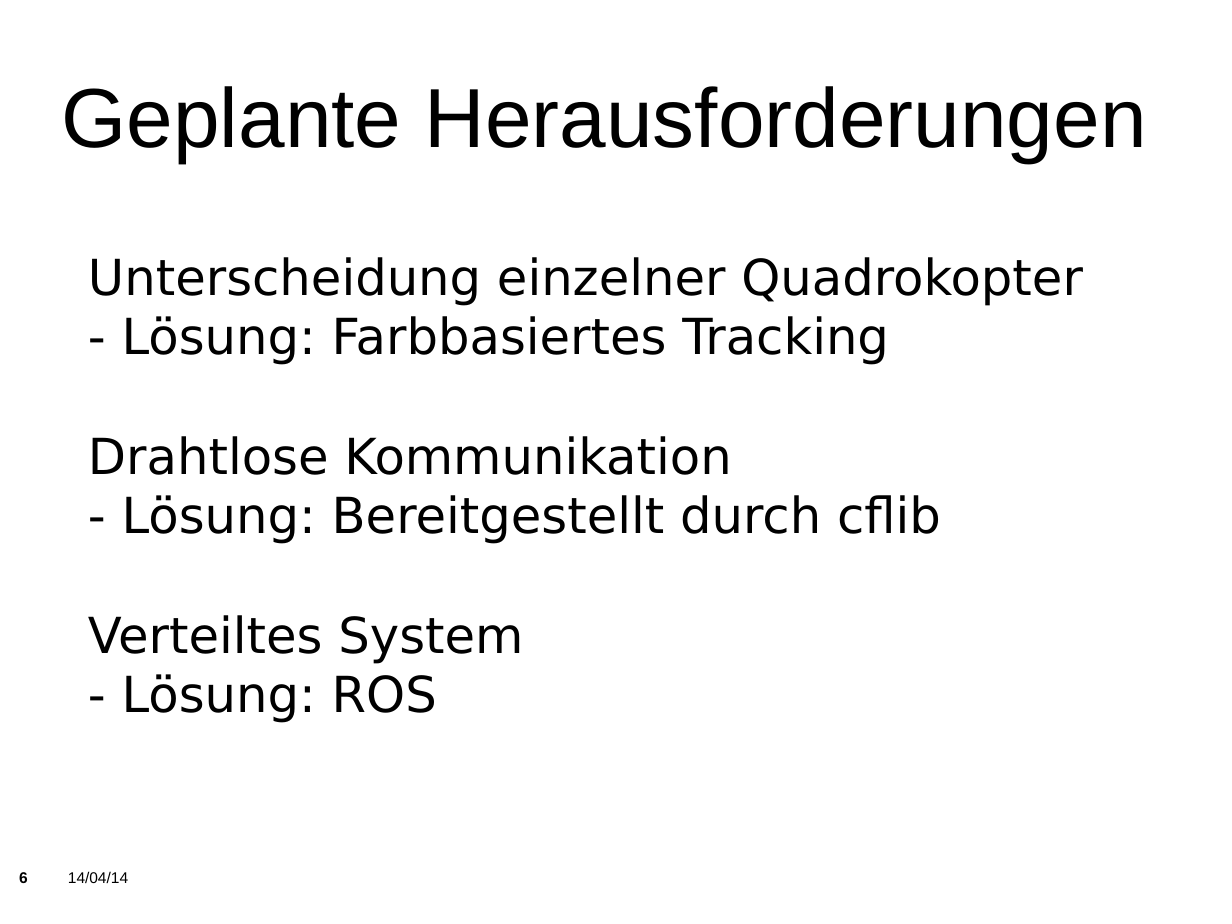
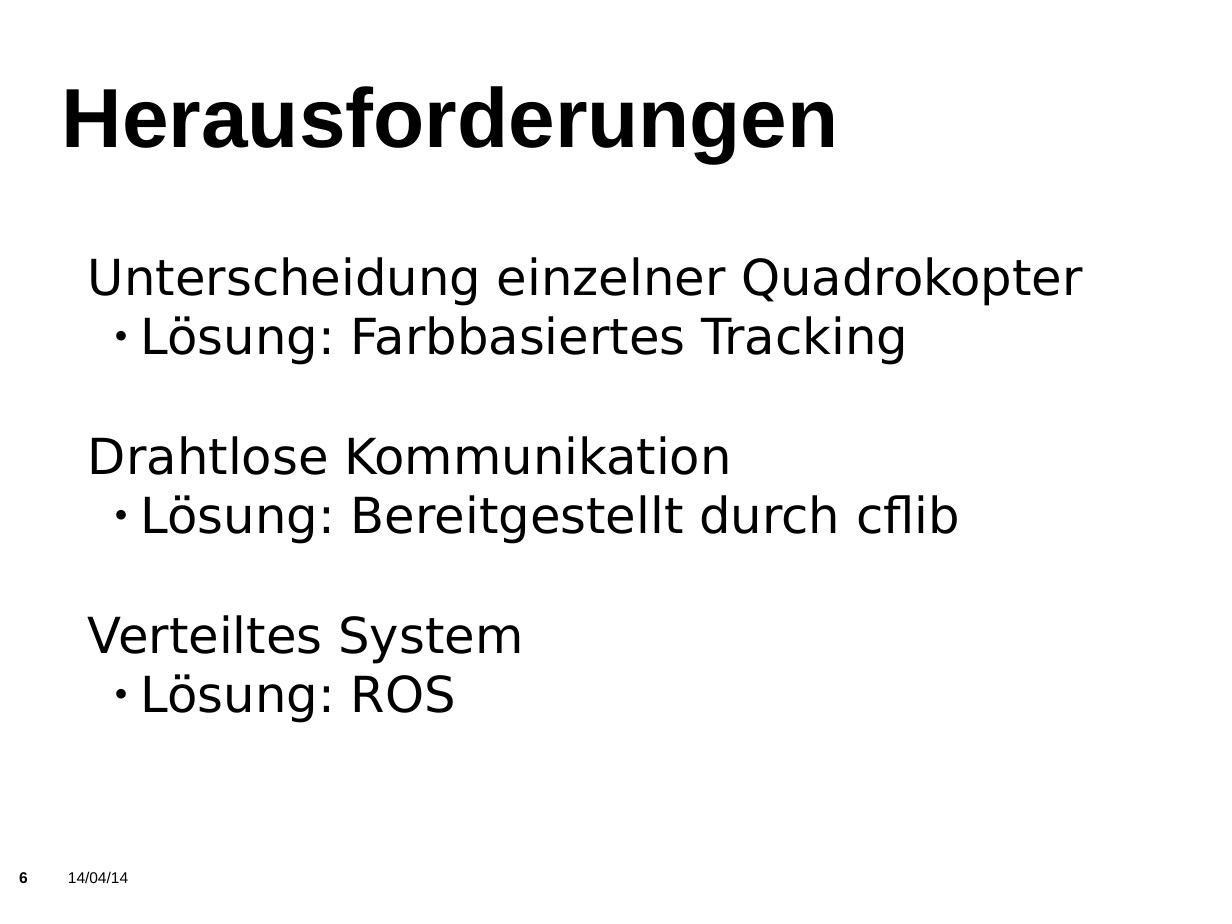
Before and after one commit to KITrokopter/Presentation, a slide deck: slide 6 of PresentationInTotal v0.1.odp. Drawn at 1232x924 pixels with LibreOffice and Linux fonts; fonts in the diff are those of the drawing; background and template pictures are left out. Boxes give left, top, right and bottom in pixels: in the first picture for what was removed or moved away, otherwise in the second. Text is boxed around its words. In the diff, an @@ line names an element or a change of style, - is before the commit and + after.

```diff
--- a/PresentationInTotal v0.1.odp
+++ b/PresentationInTotal v0.1.odp
@@ title at (62, 86, 839, 163): text changed; bold on @@
-Geplante Herausforderungen
+Herausforderungen
@@ subtitle at (141, 316, 908, 365): text changed @@
-- Lösung: Farbbasiertes Tracking
+    ● Lösung: Farbbasiertes Tracking
@@ subtitle at (141, 495, 960, 544): text changed @@
-- Lösung: Bereitgestellt durch cflib
+    ● Lösung: Bereitgestellt durch cflib
@@ subtitle at (141, 674, 456, 723): text changed @@
-- Lösung: ROS
+    ● Lösung: ROS
```
Also in this commit, not shown: 24 other slides changed, 5 slides added, 15 slides removed.
